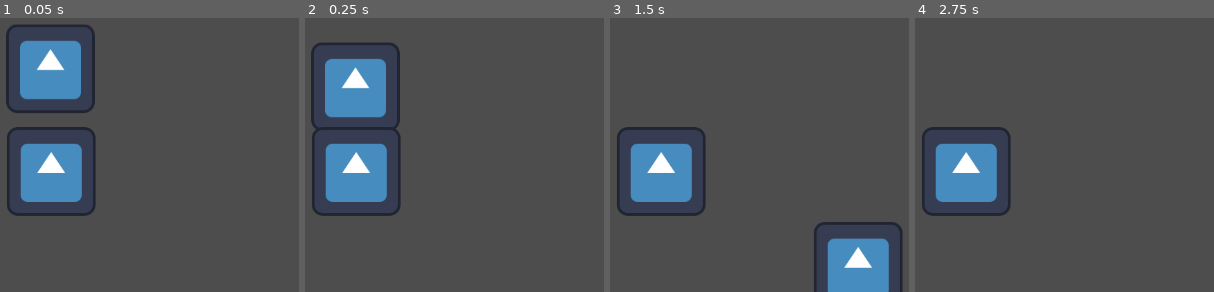
Above: before the commit, frames 1-4 (left to right).
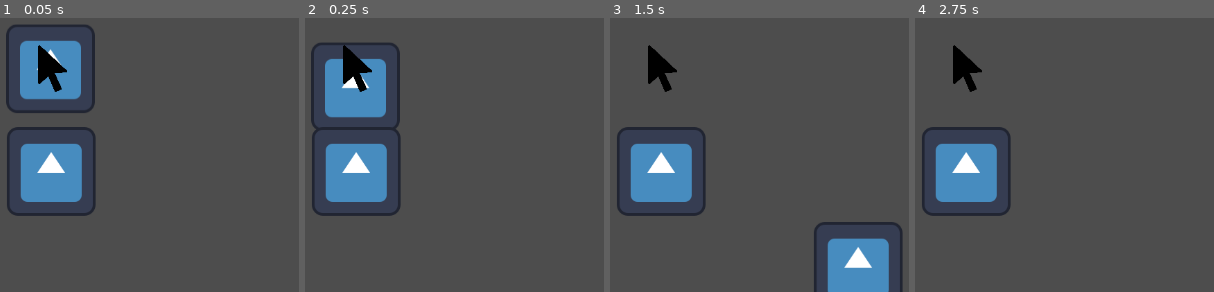
Above: after the commit, the same moments.

Repository: LeResteDuMonde/GameJamPSU
Game: Godot game, scene res://scene/Main.tscn
Same seed, same stepped clock (60 frames per second), same inputs: the game is played once before the commit and once after it. The engine's default icon, where the game draws it, is replaced by a stand-in: a white triangle on a blue panel in a dark square.
Inputs (mouse positions are in pixels of both pictures, inside the frame that each line leads up to):
- Up to frame 1 (0.05 s): no input
- Up to frame 2 (0.25 s): no input
- Up to frame 3 (1.5 s): tap Enter at 0.5 s; move the mouse to (837, 45) at 0.52 s; hold Space (up, bound only after the commit) 0.53-1.28 s; hold D (right) from 0.53 s (still down); click (837, 45) at 0.6 s; move the mouse to (outside the picture) at 1.27 s; tap Space (up, bound only after the commit) at 1.35 s
- Up to frame 4 (2.75 s): tap Space (up, bound only after the commit) at 1.52, 1.82, 2 s; click (outside the picture) at 1.55 s; move the mouse to (outside the picture) at 2.02 s; release D (right) at 2.03 s; hold Q (left, bound only after the commit) from 2.03 s (still down); hold Space (up, bound only after the commit) from 2.03 s (still down); click (outside the picture) at 2.1 s

The runs differ from the first frame. In frame 1, 0.9% of the frame differs, in the area x 12-23%, y 9-28%; in frame 2, 0.9%; in frame 3, 0.8%; in frame 4, 0.8%.
Error after the commit: Parse Error: Static function "warp_mouse_position()" not found in base "GDScriptNativeClass". (res://script/cursor.gd:19)

Commit message:
Starting cursor

Diff:
--- a/project.godot
+++ b/project.godot
@@ -20,6 +20,7 @@
 GameManager="*res://script/manager/gameManager.gd"
 PlayerManager="*res://script/manager/playerManager.gd"
 InputManager="*res://script/manager/inputManager.gd"
+CursorManager="*res://script/cursor.gd"
 
 [dotnet]
 
@@ -29,17 +30,37 @@
 
 left={
 "deadzone": 0.5,
-"events": [Object(InputEventKey,"resource_local_to_scene":false,"resource_name":"","device":-1,"window_id":0,"alt_pressed":false,"shift_pressed":false,"ctrl_pressed":false,"meta_pressed":false,"pressed":false,"keycode":0,"physical_keycode":65,"key_label":0,"unicode":113,"echo":false,"script":null)
+"events": [Object(InputEventKey,"resource_local_to_scene":false,"resource_name":"","device":-1,"window_id":0,"alt_pressed":false,"shift_pressed":false,"ctrl_pressed":false,"meta_pressed":false,"pressed":false,"keycode":0,"physical_keycode":81,"key_label":0,"unicode":113,"echo":false,"script":null)
+, Object(InputEventJoypadMotion,"resource_local_to_scene":false,"resource_name":"","device":-1,"axis":1,"axis_value":-1.0,"script":null)
+, Object(InputEventJoypadMotion,"resource_local_to_scene":false,"resource_name":"","device":-1,"axis":2,"axis_value":-1.0,"script":null)
 ]
 }
 right={
 "deadzone": 0.5,
 "events": [Object(InputEventKey,"resource_local_to_scene":false,"resource_name":"","device":-1,"window_id":0,"alt_pressed":false,"shift_pressed":false,"ctrl_pressed":false,"meta_pressed":false,"pressed":false,"keycode":0,"physical_keycode":68,"key_label":0,"unicode":100,"echo":false,"script":null)
+, Object(InputEventJoypadMotion,"resource_local_to_scene":false,"resource_name":"","device":-1,"axis":2,"axis_value":1.0,"script":null)
+, Object(InputEventJoypadMotion,"resource_local_to_scene":false,"resource_name":"","device":-1,"axis":0,"axis_value":1.0,"script":null)
 ]
 }
-jump={
+up={
 "deadzone": 0.5,
 "events": [Object(InputEventKey,"resource_local_to_scene":false,"resource_name":"","device":-1,"window_id":0,"alt_pressed":false,"shift_pressed":false,"ctrl_pressed":false,"meta_pressed":false,"pressed":false,"keycode":0,"physical_keycode":32,"key_label":0,"unicode":32,"echo":false,"script":null)
+, Object(InputEventKey,"resource_local_to_scene":false,"resource_name":"","device":-1,"window_id":0,"alt_pressed":false,"shift_pressed":false,"ctrl_pressed":false,"meta_pressed":false,"pressed":false,"keycode":0,"physical_keycode":87,"key_label":0,"unicode":119,"echo":false,"script":null)
+, Object(InputEventJoypadMotion,"resource_local_to_scene":false,"resource_name":"","device":-1,"axis":1,"axis_value":-1.0,"script":null)
+, Object(InputEventJoypadMotion,"resource_local_to_scene":false,"resource_name":"","device":-1,"axis":3,"axis_value":-1.0,"script":null)
+]
+}
+down={
+"deadzone": 0.5,
+"events": [Object(InputEventKey,"resource_local_to_scene":false,"resource_name":"","device":-1,"window_id":0,"alt_pressed":false,"shift_pressed":false,"ctrl_pressed":false,"meta_pressed":false,"pressed":false,"keycode":0,"physical_keycode":83,"key_label":0,"unicode":115,"echo":false,"script":null)
+, Object(InputEventJoypadMotion,"resource_local_to_scene":false,"resource_name":"","device":-1,"axis":1,"axis_value":1.0,"script":null)
+, Object(InputEventJoypadMotion,"resource_local_to_scene":false,"resource_name":"","device":-1,"axis":3,"axis_value":1.0,"script":null)
+]
+}
+click={
+"deadzone": 0.5,
+"events": [Object(InputEventJoypadButton,"resource_local_to_scene":false,"resource_name":"","device":-1,"button_index":0,"pressure":0.0,"pressed":true,"script":null)
+, Object(InputEventMouseButton,"resource_local_to_scene":false,"resource_name":"","device":-1,"window_id":0,"alt_pressed":false,"shift_pressed":false,"ctrl_pressed":false,"meta_pressed":false,"button_mask":0,"position":Vector2(0, 0),"global_position":Vector2(0, 0),"factor":1.0,"button_index":1,"pressed":false,"double_click":false,"script":null)
 ]
 }
 
--- a/scene/Cursor.tscn
+++ b/scene/Cursor.tscn
@@ -1,10 +1,10 @@
 [gd_scene load_steps=3 format=3 uid="uid://do3cgg7aspb21"]
 
-[ext_resource type="Script" path="res://script/Pointer.gd" id="1_lewq8"]
+[ext_resource type="Script" path="res://script/cursor.gd" id="1_7n3nm"]
 [ext_resource type="Texture2D" uid="uid://ca7bcubed76bo" path="res://sprites/cursor.png" id="2_hvmsg"]
 
 [node name="Cursor" type="Node2D"]
-script = ExtResource("1_lewq8")
+script = ExtResource("1_7n3nm")
 
 [node name="Sprite2D" type="Sprite2D" parent="."]
 texture = ExtResource("2_hvmsg")
--- a/scene/Main.tscn
+++ b/scene/Main.tscn
@@ -14,4 +14,4 @@
 [node name="Platform" parent="." instance=ExtResource("2_kb0mr")]
 
 [node name="Cursor" parent="." instance=ExtResource("1_mgw5y")]
-visible = false
+scale = Vector2(0.05, 0.05)
--- /dev/null
+++ b/script/cursor.gd
@@ -0,0 +1,26 @@
+extends Node2D
+
+var mouse_speed = 3.0
+
+func _ready():
+	Input.set_mouse_mode(Input.MOUSE_MODE_HIDDEN)
+
+func _process(delta):
+	var mouse_rel = Vector2.ZERO
+	if Input.is_action_pressed("up"):
+		mouse_rel += Vector2.UP * mouse_speed
+	elif Input.is_action_pressed("down"):
+		mouse_rel += Vector2.DOWN * mouse_speed
+	elif Input.is_action_pressed("left"):
+		mouse_rel += Vector2.LEFT * mouse_speed
+	elif Input.is_action_pressed("right"):
+		mouse_rel += Vector2.RIGHT * mouse_speed
+	if mouse_rel != Vector2.ZERO:
+		Input.warp_mouse_position(position + mouse_rel)
+	this.position = get_global_mouse_position()
+
+func _input(event):
+	if Input.is_action_just_released("click"):
+		selecting = false
+	if event is InputEventMouseMotion:
+		mouse_pos = event.position
--- a/script/cursorManager.gd
+++ /dev/null
@@ -1,10 +0,0 @@
-extends Node
-
-var selecting = false
-
-func _ready():
-	Input.set_mouse_mode(Input.MOUSE_MODE_HIDDEN)
-
-func _input(event):
-	if Input.is_action_just_released("click"):
-		selecting = false
